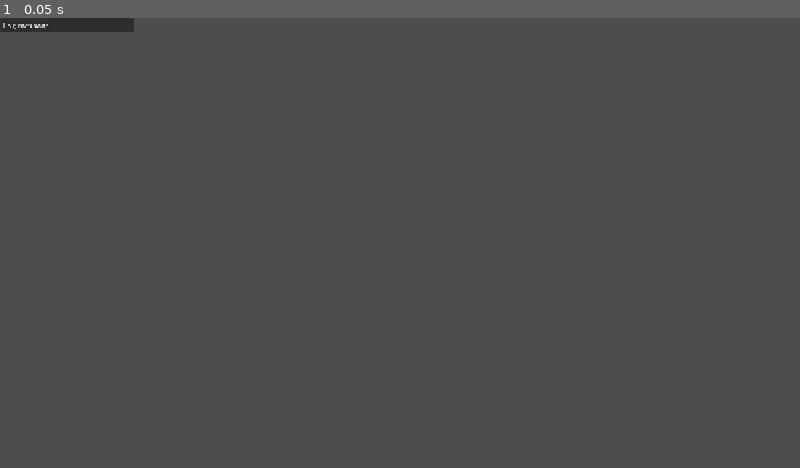
Above: before the commit, frame 1.
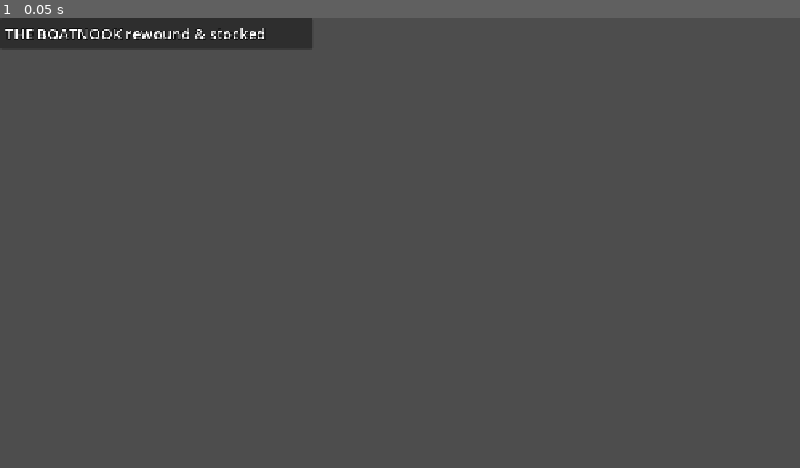
Above: after the commit, the same moment.

Repository: Sleeping-Robot-Games/video-planet
Game: Godot game, scene res://shared/log_line.tscn
Two runs of this game, one before a commit and one after it. Both use one fixed random seed, a clock stepped at 60 frames per second and the inputs below. This scene is started directly instead of the project's main scene.
Inputs:
- Up to frame 1 (0.05 s): no input

The runs differ from the first frame. In frame 1, 2.1% of the frame differs, in the area x 0-39%, y 0-7%.

Commit message:
improve log line ui

Diff:
--- a/backroom/backroom.gd
+++ b/backroom/backroom.gd
@@ -338,8 +338,8 @@
 		## Player can now select a new tape from the backlog or leave back to the store front
 		m.inventory[rewinding_movie_id].status = 'STOCKED'
 		m.inventory[rewinding_movie_id].location = 'ON SHELF'
-		var log_msg: String = '%s rewound & stocked' % m.inventory[rewinding_movie_id].title
-		g.add_log_line.emit(log_msg, Color.WEB_GREEN)
+		var log_msg: String = '%s rewound & stocked!' % m.inventory[rewinding_movie_id].title
+		g.add_log_line.emit(log_msg, 'SUCCESS')
 		rewinding = false
 		$VCR/AnimationPlayer.pause()
 		video_player.stop()
--- a/backroom/backroom.tscn
+++ b/backroom/backroom.tscn
@@ -568,10 +568,11 @@
 offset_bottom = 719.0
 
 [node name="LogContainer" parent="." instance=ExtResource("24_iobut")]
-offset_left = 1033.0
-offset_top = 89.0
-offset_right = 1248.0
-offset_bottom = 89.0
+anchors_preset = 0
+offset_left = 33.0
+offset_top = 683.0
+offset_right = 533.0
+offset_bottom = 683.0
 
 [connection signal="pressed" from="VCR/RewindButton" to="." method="_on_rewind_button_pressed"]
 [connection signal="area_entered" from="VCR/Ticker/Path2D/HitzonePathFollow2D/HitZone/Area2D" to="." method="_on_hitzone_area_2d_area_entered"]
--- a/shared/log_container.gd
+++ b/shared/log_container.gd
@@ -5,8 +5,11 @@
 func _ready() -> void:
 	g.add_log_line.connect(_on_add_log_line)
 
-func _on_add_log_line(msg: String, color: Color = Color.WHITE) -> void:
+func _on_add_log_line(msg: String, type: String) -> void:
+	var log_color = Color.WHITE
+	if type == 'SUCCESS':
+		log_color = Color.GREEN
 	var log_line = log_line_scene.instantiate()
-	log_line.set_log_messsage(msg, color)
+	log_line.set_log_messsage(msg, log_color)
 	add_child(log_line)
-	move_child(log_line, -1)
+	move_child(log_line, 0)
--- a/shared/log_container.tscn
+++ b/shared/log_container.tscn
@@ -3,7 +3,9 @@
 [ext_resource type="Script" uid="uid://dhyv3y6ybwp5m" path="res://shared/log_container.gd" id="1_q43f5"]
 
 [node name="LogContainer" type="VBoxContainer"]
-custom_minimum_size = Vector2(215, 0)
+custom_minimum_size = Vector2(500, 0)
+anchors_preset = -1
+grow_vertical = 0
 size_flags_horizontal = 3
 size_flags_vertical = 3
 theme_override_constants/separation = 2
--- a/shared/log_line.tscn
+++ b/shared/log_line.tscn
@@ -3,26 +3,29 @@
 [ext_resource type="Script" uid="uid://cppmwah4hlpha" path="res://shared/log_line.gd" id="1_w3fwa"]
 
 [node name="LogLine" type="Panel"]
-custom_minimum_size = Vector2(215, 23)
-offset_right = 215.0
-offset_bottom = 23.0
+custom_minimum_size = Vector2(500, 50)
+offset_right = 500.0
+offset_bottom = 50.0
+size_flags_horizontal = 3
+size_flags_vertical = 3
 script = ExtResource("1_w3fwa")
 
 [node name="MarginContainer" type="MarginContainer" parent="."]
+custom_minimum_size = Vector2(500, 50)
 layout_mode = 1
 anchors_preset = 15
 anchor_right = 1.0
 anchor_bottom = 1.0
 grow_horizontal = 2
 grow_vertical = 2
-theme_override_constants/margin_left = 4
-theme_override_constants/margin_top = 4
-theme_override_constants/margin_right = 4
-theme_override_constants/margin_bottom = 4
+theme_override_constants/margin_left = 8
+theme_override_constants/margin_top = 8
+theme_override_constants/margin_right = 8
+theme_override_constants/margin_bottom = 8
 
 [node name="Label" type="Label" parent="MarginContainer"]
 layout_mode = 2
 size_flags_vertical = 3
-theme_override_constants/outline_size = 3
-theme_override_font_sizes/font_size = 12
-text = "Log message"
+theme_override_constants/outline_size = 6
+theme_override_font_sizes/font_size = 24
+text = "THE BOATNOOK rewound & stocked"
--- a/storefront/storefront.gd
+++ b/storefront/storefront.gd
@@ -5,7 +5,6 @@
 
 func _ready() -> void:
 	$Player.position = Vector2(272, 140) if g.is_clocking_in else Vector2(73, 139)
-	print('player position: ', $Player.position)
 	g.player_movement_disabled = true
 	$FadeBlack.color = Color.BLACK
 	$FadeBlack.show()
